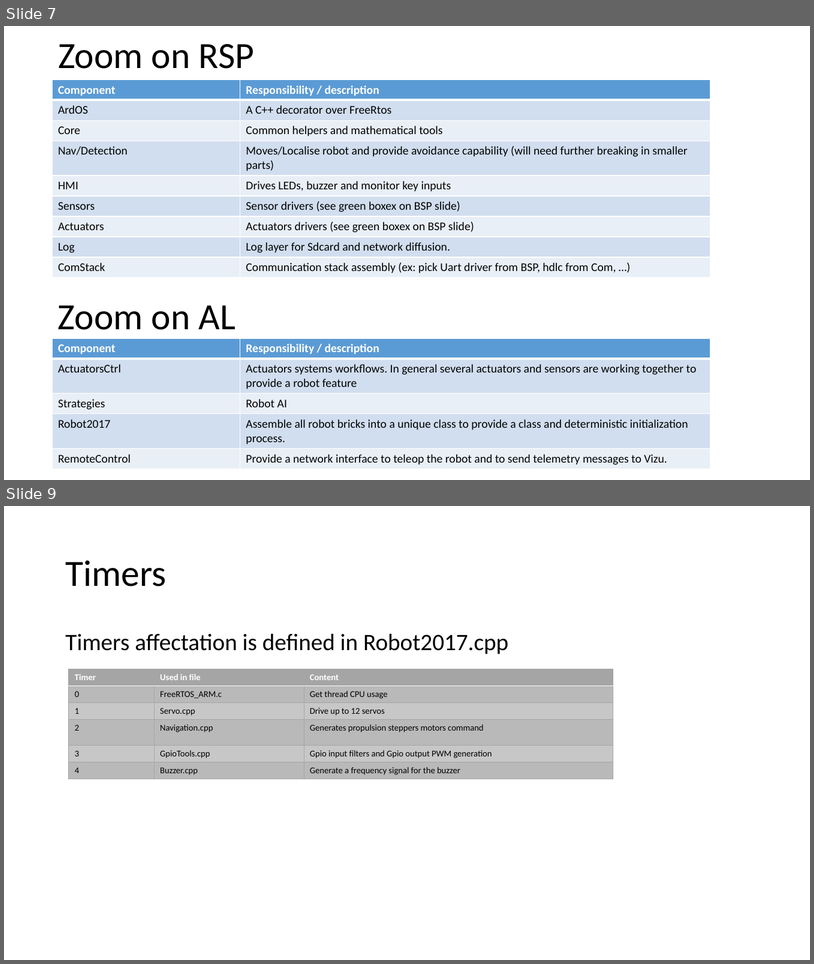
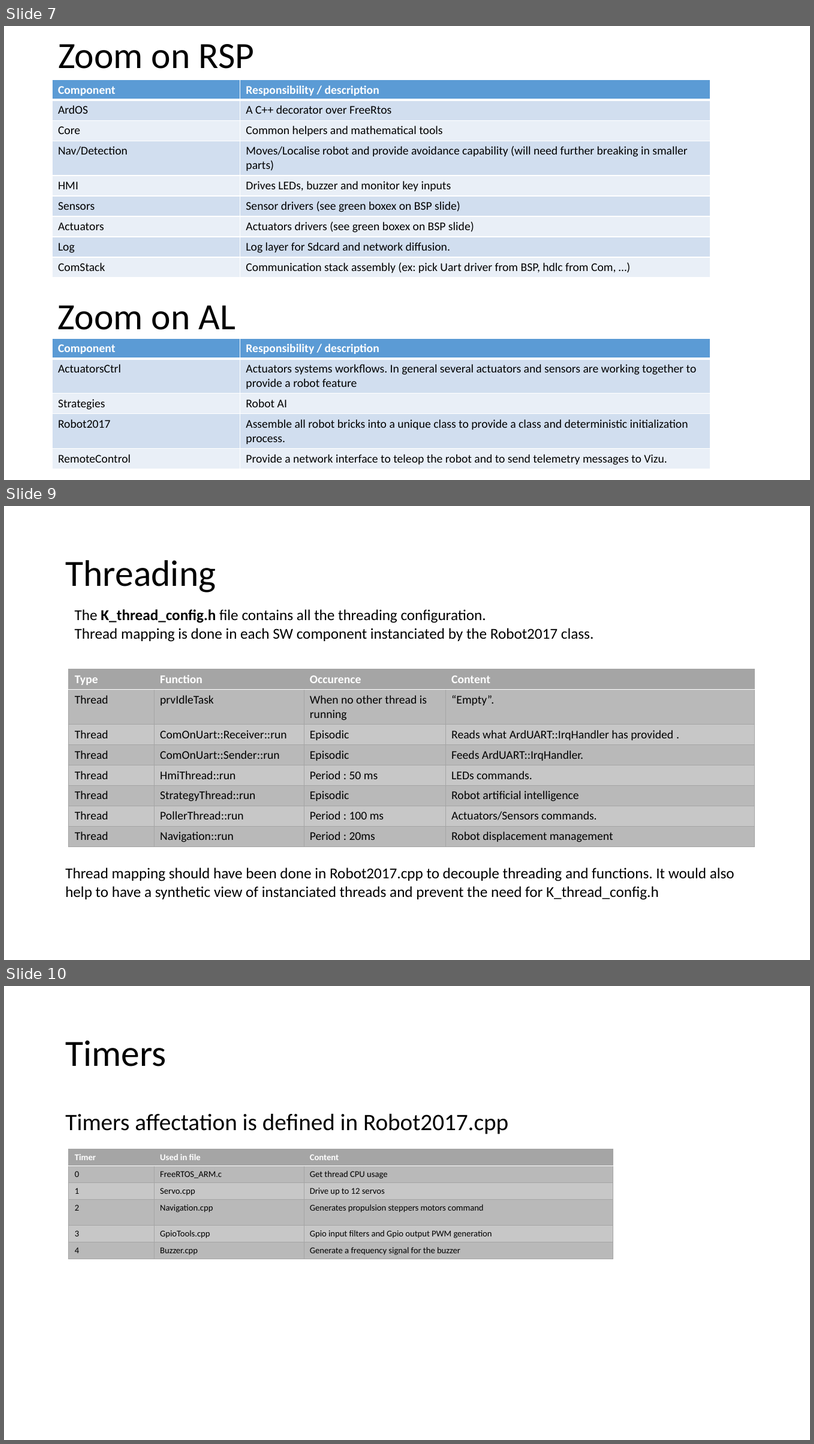
Before and after one commit to wixiw/ard2017, a slide deck: docs/SwArchitecture.pptx. Shown one above the other, each under a label of ours: slides 7 and 9 before the commit, slides 7, 9 and 10 after it; the slides between them are not shown. The pictures are 814x964 and 814x1444 pixels, drawn with LibreOffice and Linux fonts; fonts in the diff are those of the drawing. Boxes give left, top, right and bottom in pixels: in the first picture for what was removed or moved away, otherwise in the second. Text is boxed around its words. In the diff, an @@ line names an element or a change of style, - is before the commit and + after.

```diff
--- a/docs/SwArchitecture.pptx
+++ b/docs/SwArchitecture.pptx
@@ slide 9 added at <box>4,506,810,960</box>, background #FFFFFF @@
@@ title added at <box>65,560,216,592</box>, 44 pt, text #000000 @@
+Threading
@@ text added at <box>75,609,594,642</box>, 18 pt, text #000000 @@
+The K_thread_config.h file contains all the threading configuration.
+Thread mapping is done in each SW component instanciated by the Robot2017 class.
@@ table added at <box>69,669,755,844</box>, 8 rows, 4 columns @@
+Type | Function | Occurence | Content
+Thread | prvIdleTask | When no other thread is running | “Empty”.
+Thread | ComOnUart::Receiver::run | Episodic | Reads what ArdUART::IrqHandler has provided .
+Thread | ComOnUart::Sender::run | Episodic | Feeds ArdUART::IrqHandler.
+Thread | HmiThread::run | Period : 50 ms | LEDs commands.
+Thread | StrategyThread::run | Episodic | Robot artificial intelligence
+Thread | PollerThread::run | Period : 100 ms | Actuators/Sensors commands.
+Thread | Navigation::run | Period : 20ms | Robot displacement management
@@ text added at <box>65,867,735,900</box>, 18 pt, text #000000 @@
+Thread mapping should have been done in Robot2017.cpp to decouple threading and functions. It would also help to have a synthetic view of instanciated threads and prevent the need for K_thread_config.h
@@ what was slide 9 is now slide 10 @@
```
Also in this commit, not shown: 1 slide changed, 16 other files.
